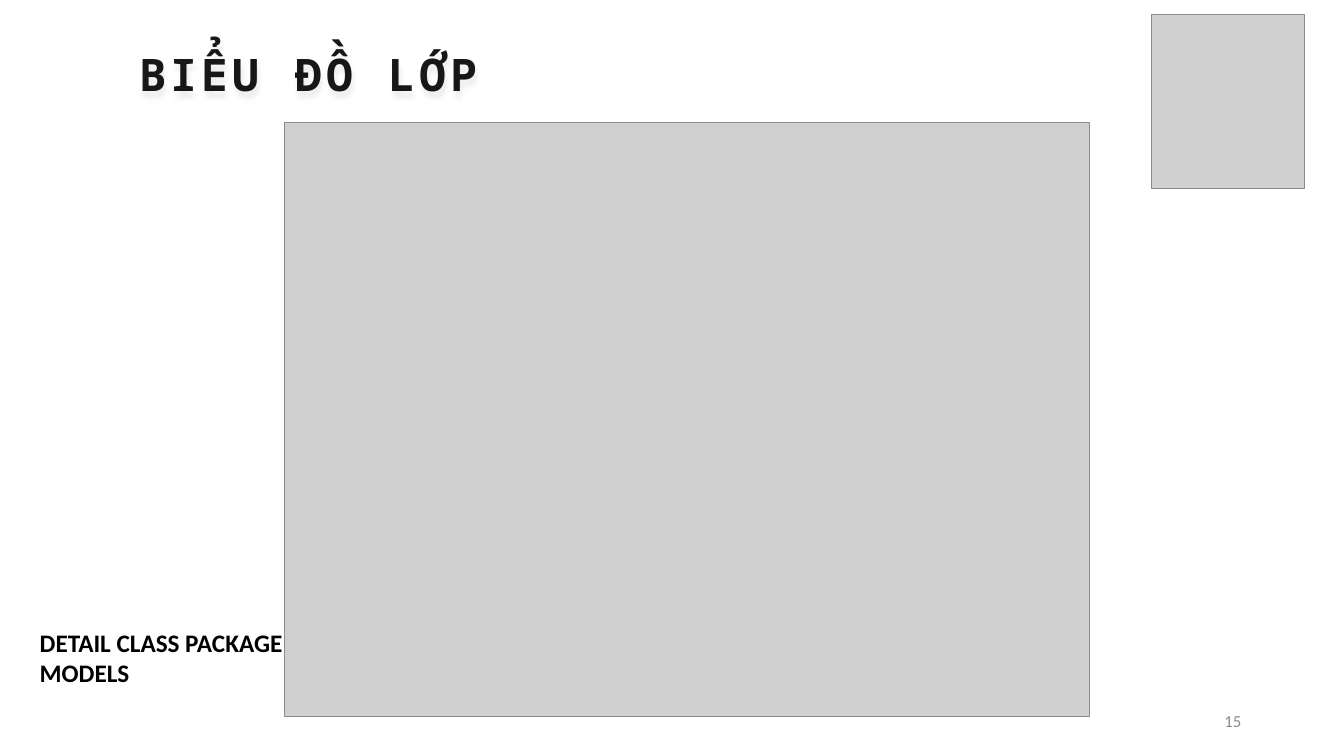
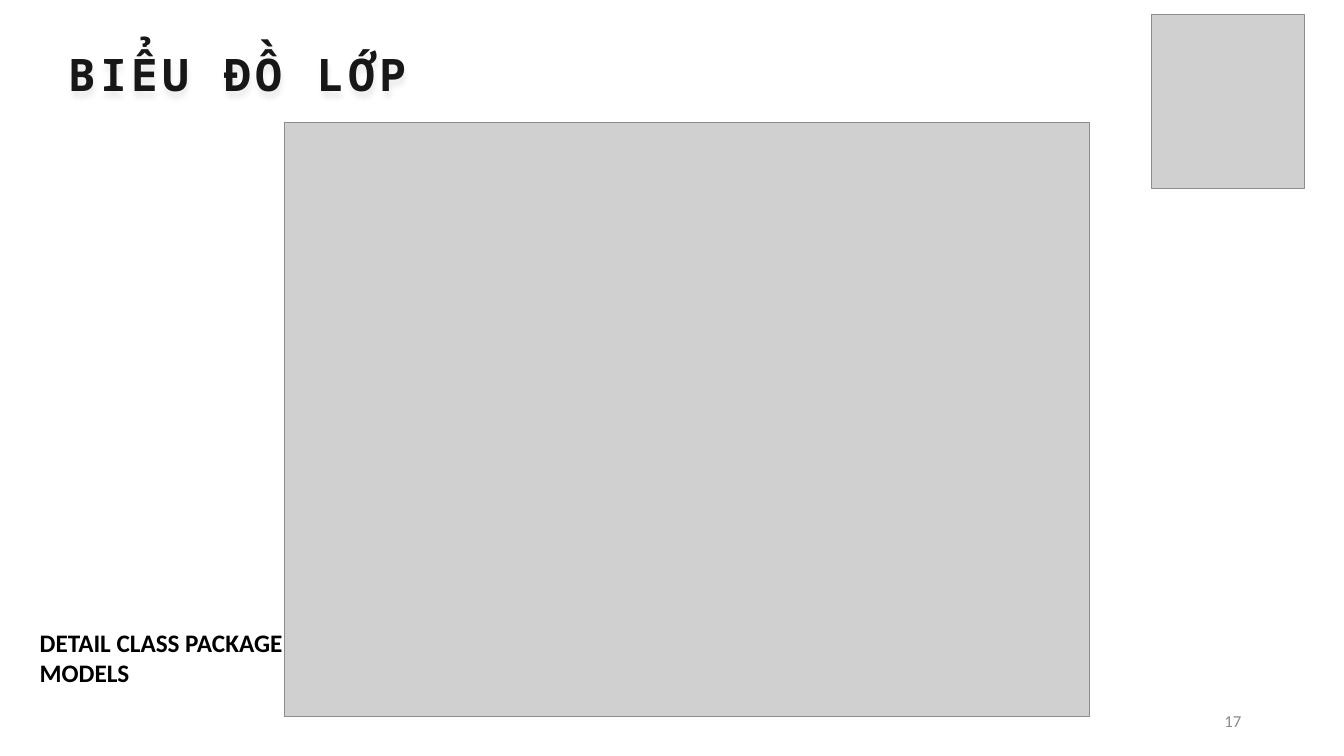
Before and after one commit to thanhhff/Cafe-Manager, a slide deck: slide 17 of report/FinalReport.pptx (slide 15 before the commit). Drawn at 1344x756 pixels with LibreOffice and Linux fonts; fonts in the diff are those of the drawing; grey boxes stand for pictures. Boxes give left, top, right and bottom in pixels: in the first picture for what was removed or moved away, otherwise in the second. Text is boxed around its words. In the diff, an @@ line names an element or a change of style, - is before the commit and + after.

```diff
--- a/report/FinalReport.pptx
+++ b/report/FinalReport.pptx
@@ text "BIỂU ĐỒ LỚP": place and size @@
-text "BIỂU ĐỒ LỚP" at <box>140,49,477,92</box>
+text "BIỂU ĐỒ LỚP" at <box>69,49,406,92</box>
@@ text "BIỂU ĐỒ LỚP" at <box>69,49,406,92</box>: alignment centre to left @@
@@ page number at <box>1224,716,1241,727</box>: text changed @@
-15
+17
```
Also in this commit, not shown: 12 other slides changed, 2 slides added.
